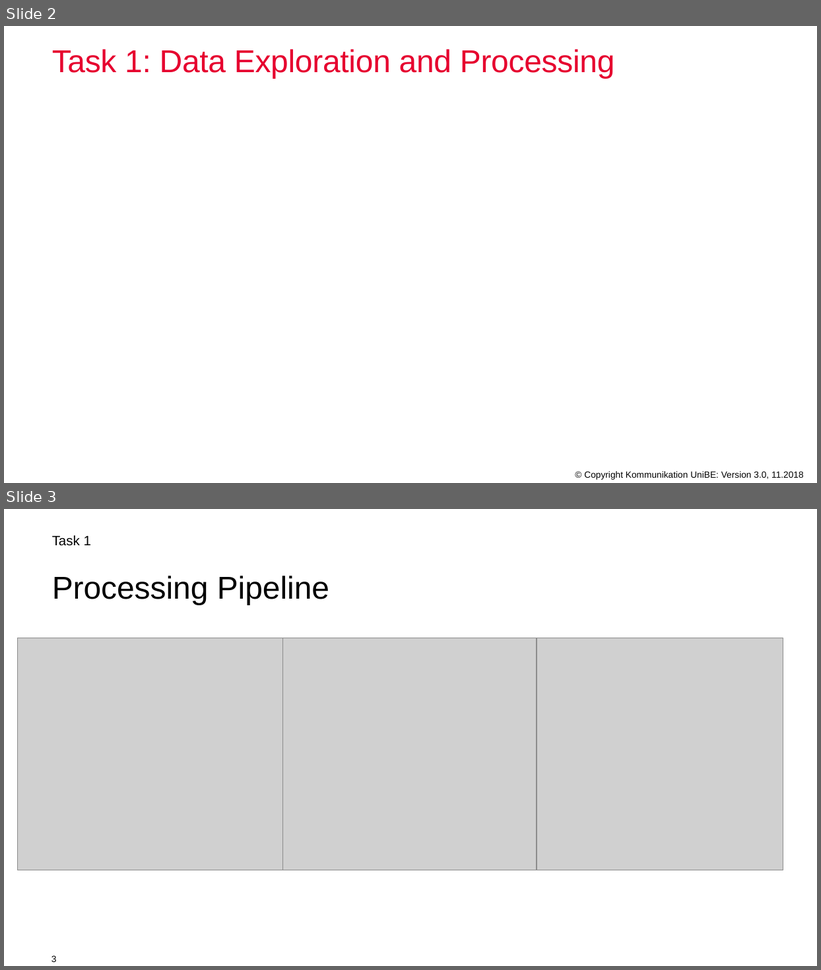
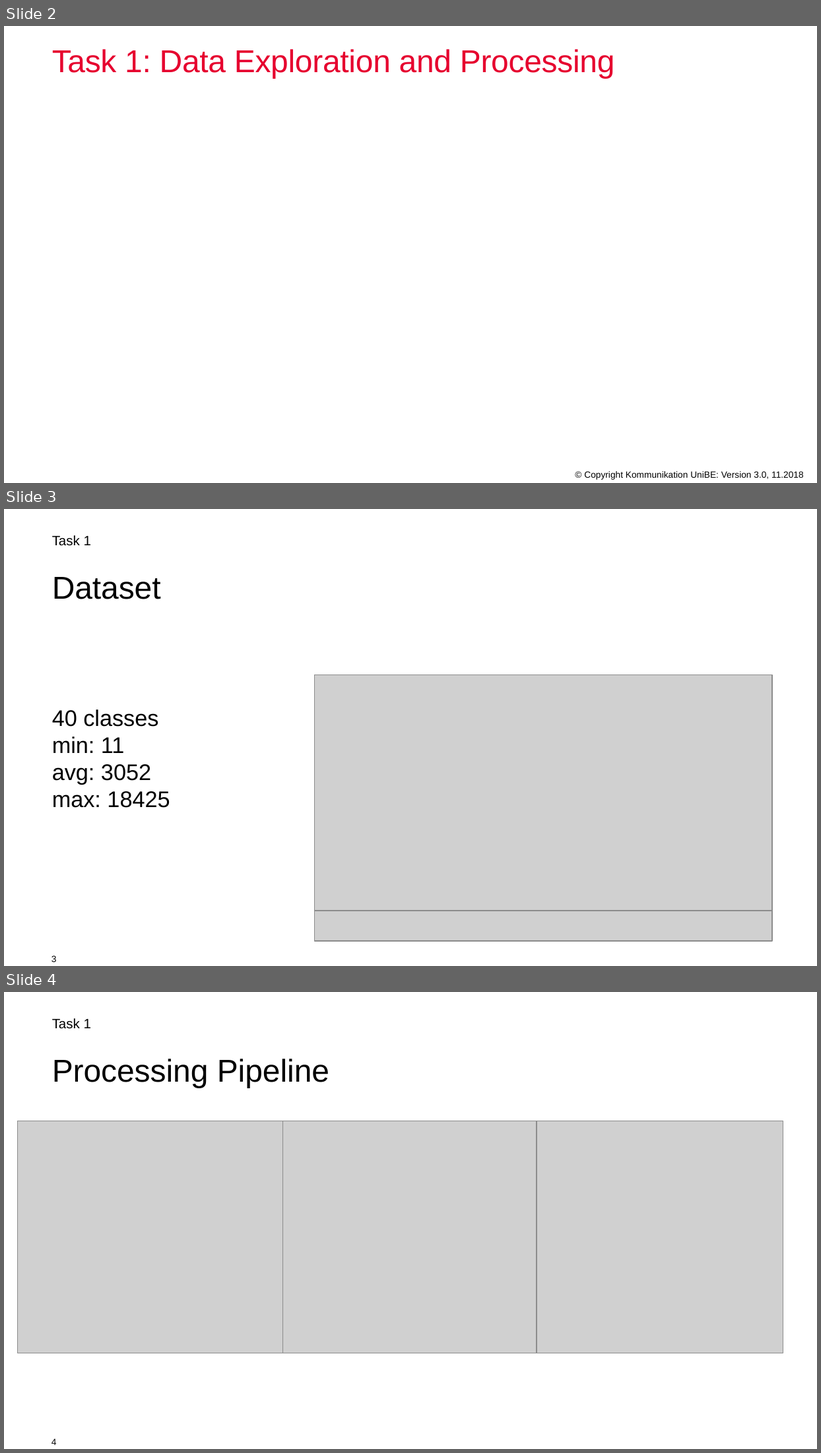
Before and after one commit to vitamys/nlp, a slide deck: Interim_Project_Presentation_GroupC.pptx. Shown one above the other, each under a label of ours: slides 2 and 3 before the commit, slides 2, 3 and 4 after it. The pictures are 821x970 and 821x1453 pixels, drawn with LibreOffice and Linux fonts; fonts in the diff are those of the drawing; grey boxes stand for pictures; background and template pictures are left out. Boxes give left, top, right and bottom in pixels: in the first picture for what was removed or moved away, otherwise in the second. Text is boxed around its words. In the diff, an @@ line names an element or a change of style, - is before the commit and + after.

```diff
--- a/Interim_Project_Presentation_GroupC.pptx
+++ b/Interim_Project_Presentation_GroupC.pptx
@@ slide 3 added at [4,509,817,966], background #FFFFFF; not listed: 1 template element that a slide beside it also shows @@
@@ text added at [52,535,91,546], 12 pt, text #000000 @@
+Task 1
@@ title added at [52,577,161,599], 28 pt, text #000000 @@
+Dataset
@@ picture added at [315,675,772,916] @@
@@ text added at [52,710,170,808], 20 pt, text #000000 @@
+40 classes
+min: 11
+avg: 3052
+max: 18425
@@ picture added at [315,911,772,941] @@
@@ what was slide 3 is now slide 4 @@
@@ page number at [52,1439,57,1445]: text changed @@
-3
+4
```
Also in this commit, not shown: 7 other files.
